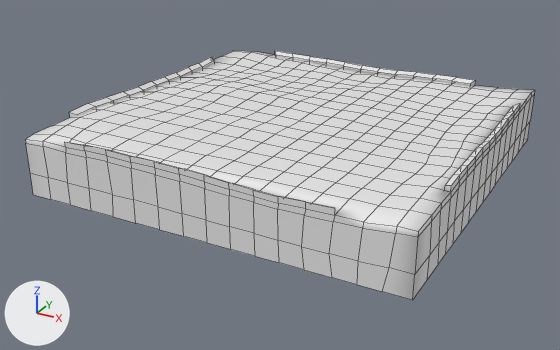
Before and after pictures for a commit that changed the FBX model Assets/Art/3D Assets/Tile.fbx.
Both versions are drawn from a 50 mm camera at (1.84, -2.518, 0.429) aimed at (1.362, -1.649, -0.006). Every picture has the same lights, and +X, +Y and +Z are marked at lower left. Mesh edges are drawn as thin lines. Where no turn or scale is listed for an object, it has been applied to the vertices.

Objects in the first picture: 'Floortile'.
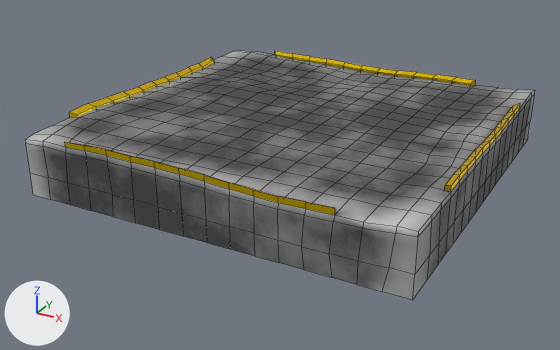
The newer file is also rescaled (x30.0), turned or shifted as a whole; pictures and numbers use the older file's frame.

What changed in the scene script:
```text
Add img_tile_metal_jpg:
    img_tile_metal_jpg = load_image('Tile_Metal.jpg', '../Textures/Tile_Metal.jpg', 1024, 1024, 'Non-Color')
Add img_tile_color_jpg:
    img_tile_color_jpg = load_image('Tile_Color.jpg', '../Textures/Tile_Color.jpg', 1024, 1024, 'sRGB')
Add img_tile_rough_jpg:
    img_tile_rough_jpg = load_image('Tile_Rough.jpg', '../Textures/Tile_Rough.jpg', 1024, 1024, 'Non-Color')
Change mat_tile:
    add n2 = _N.new('ShaderNodeTexImage'); n2.name = 'Image Texture'
    add n2.image = img_tile_color_jpg
    add n3 = _N.new('ShaderNodeTexImage'); n3.name = 'Image Texture.001'
    add n3.image = img_tile_rough_jpg
    add n4 = _N.new('ShaderNodeTexImage'); n4.name = 'Image Texture.002'
    add n4.image = img_tile_metal_jpg
    where n0 = _N.new('ShaderNodeBsdfPrincipled'); n0.name = 'Principled BSDF'
    add _L.new(n2.outputs[0], n0.inputs[0])  # 'Color' to 'Base Color'
    add _L.new(n3.outputs[0], n0.inputs[2])  # 'Color' to 'Roughness'
    add _L.new(n4.outputs[0], n0.inputs[1])  # 'Color' to 'Metallic'
```

Pixel boxes [x1, y1, x2, y2] of what changed, in the pictures (560 x 350 px):
'Floortile', surface changed (white to grey)
    both: [25, 50, 535, 300]
